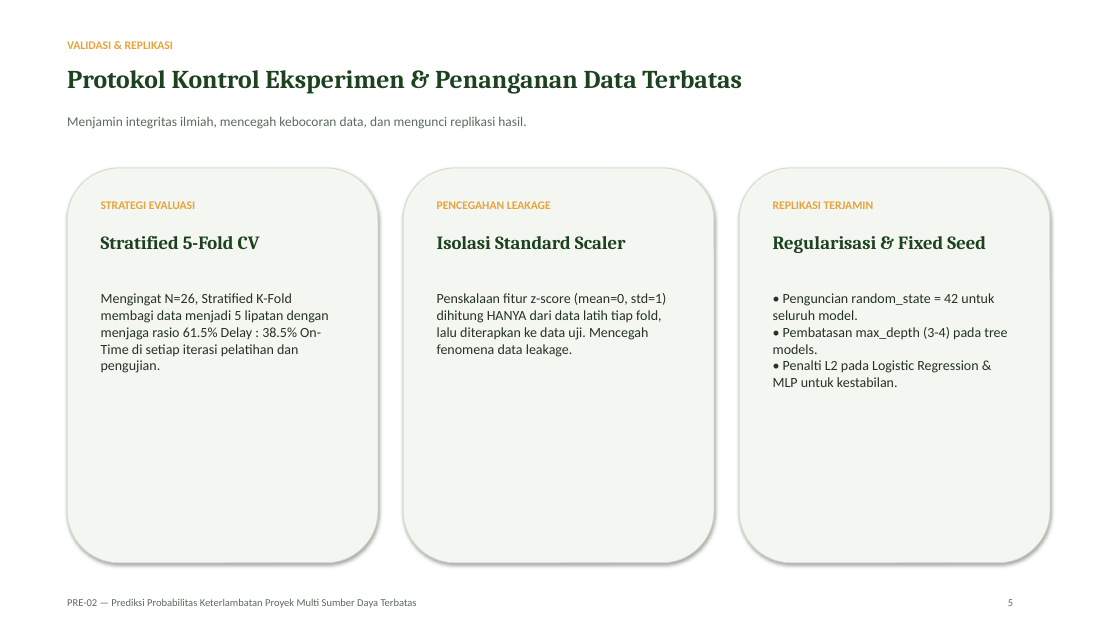
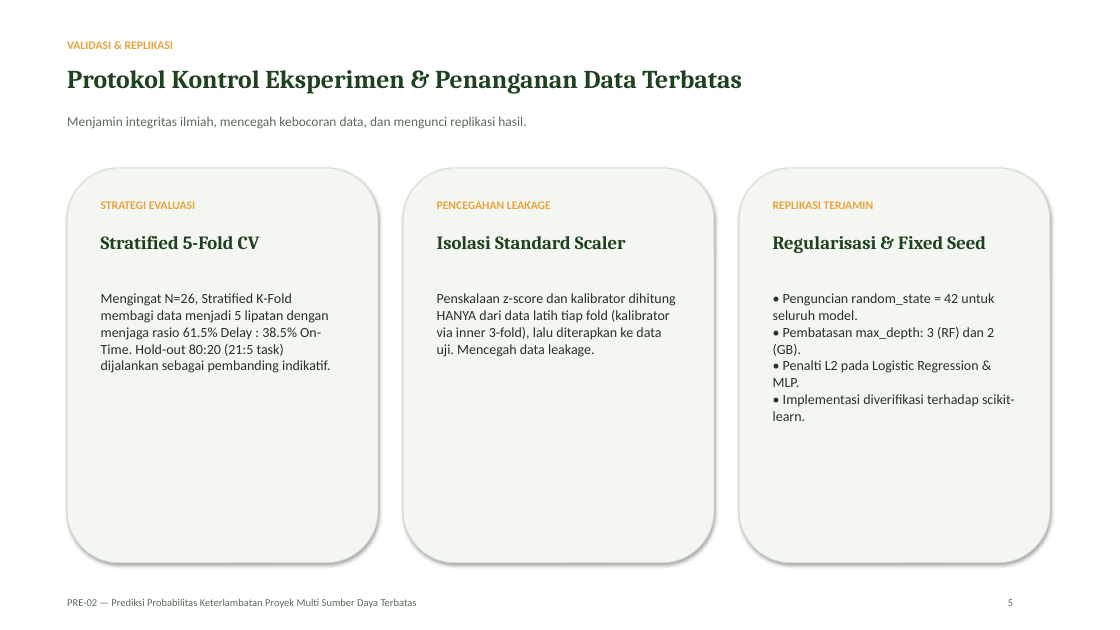
Before and after one commit to mug31/MP-PRE-02, a slide deck: slide 5 of 04_implemen_desain_eksperimen/PRE02_Pertemuan4_Implementasi_Desain_Eksperimen.pptx. Drawn at 1120x630 pixels with LibreOffice and Linux fonts; fonts in the diff are those of the drawing. Boxes give left, top, right and bottom in pixels: in the first picture for what was removed or moved away, otherwise in the second. Text is boxed around its words. In the diff, an @@ line names an element or a change of style, - is before the commit and + after.

```diff
--- a/04_implemen_desain_eksperimen/PRE02_Pertemuan4_Implementasi_Desain_Eksperimen.pptx
+++ b/04_implemen_desain_eksperimen/PRE02_Pertemuan4_Implementasi_Desain_Eksperimen.pptx
@@ text at (101,293,330,373): text changed @@
-Mengingat N=26, Stratified K-Fold membagi data menjadi 5 lipatan dengan menjaga rasio 61.5% Delay : 38.5% On-Time di setiap iterasi pelatihan dan pengujian.
+Mengingat N=26, Stratified K-Fold membagi data menjadi 5 lipatan dengan menjaga rasio 61.5% Delay : 38.5% On-Time. Hold-out 80:20 (21:5 task) dijalankan sebagai pembanding indikatif.
@@ text at (437,293,676,357): text changed @@
-Penskalaan fitur z-score (mean=0, std=1) dihitung HANYA dari data latih tiap fold, lalu diterapkan ke data uji. Mencegah fenomena data leakage.
+Penskalaan z-score dan kalibrator dihitung HANYA dari data latih tiap fold (kalibrator via inner 3-fold), lalu diterapkan ke data uji. Mencegah data leakage.
@@ text at (773,293,1015,421): text changed @@
-• Penguncian random_state = 42 untuk seluruh model.
-• Pembatasan max_depth (3-4) pada tree models.
-• Penalti L2 pada Logistic Regression & MLP untuk kestabilan.
+• Penguncian random_state = 42 untuk seluruh model.
+• Pembatasan max_depth: 3 (RF) dan 2 (GB).
+• Penalti L2 pada Logistic Regression & MLP.
+• Implementasi diverifikasi terhadap scikit-learn.
```
Also in this commit, not shown: 4 other slides changed, 2 slides added, 4 other files.
